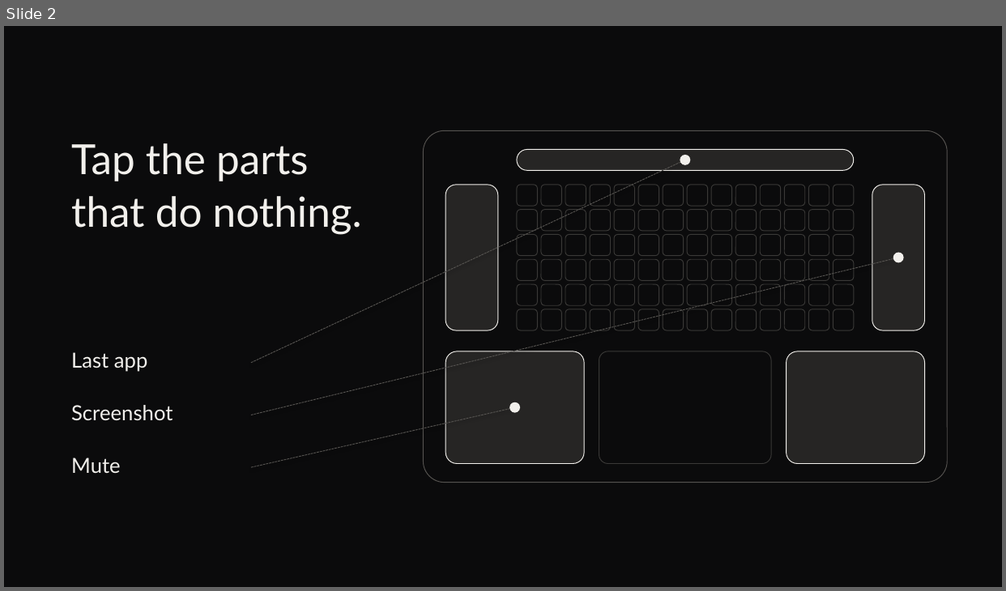
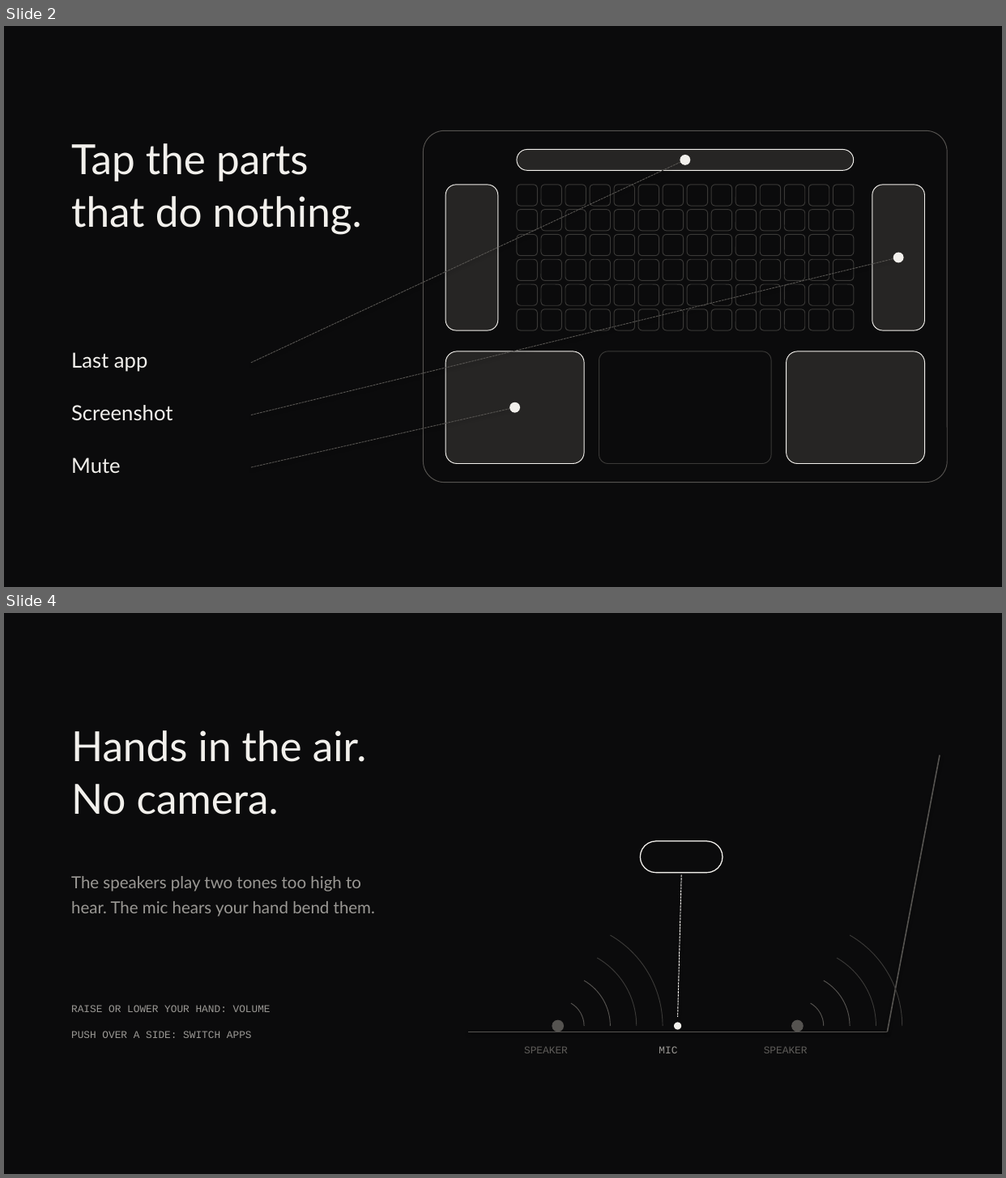
Before and after one commit to Soham109/ghostkeys, a slide deck: docs/pitch/Ghostkeys-pitch.pptx. Shown one above the other, each under a label of ours: slide 2 before the commit, slides 2 and 4 after it; the slides between them are not shown. The pictures are 1006x591 and 1006x1178 pixels, drawn with LibreOffice and Linux fonts; fonts in the diff are those of the drawing. Boxes give left, top, right and bottom in pixels: in the first picture for what was removed or moved away, otherwise in the second. Text is boxed around its words. In the diff, an @@ line names an element or a change of style, - is before the commit and + after.

Commit message:
Pitch deck: add ML, sonar and camera slides

```diff
--- a/docs/pitch/Ghostkeys-pitch.pptx
+++ b/docs/pitch/Ghostkeys-pitch.pptx
@@ slide 4 added at box(4, 613, 1002, 1174), background #0B0B0C @@
@@ text added at box(71, 730, 367, 815), 40 pt, text #F2F0EC @@
+Hands in the air. No camera.
@@ line added from (888, 1033) to (940, 756), #555350 1.25 pt @@
@@ rounded rectangle added at box(641, 841, 722, 873), outline #F2F0EC 1 pt @@
@@ text added at box(71, 876, 375, 917), 16 pt, text #9A9894 @@
+The speakers play two tones too high to hear. The mic hears your hand bend them.
@@ line added from (681, 875) to (678, 1017), #F2F0EC 0.75 pt dashed @@
@@ arc (boxed as its full ellipse) added at box(454, 922, 663, 1131), outline #3A3937 0.75 pt @@
@@ arc (boxed as its full ellipse) added at box(692, 922, 902, 1131), outline #3A3937 0.75 pt @@
@@ arc (boxed as its full ellipse) added at box(479, 948, 637, 1105), outline #3A3937 0.75 pt @@
@@ arc (boxed as its full ellipse) added at box(719, 948, 876, 1105), outline #3A3937 0.75 pt @@
@@ arc (boxed as its full ellipse) added at box(505, 973, 611, 1079), outline #555350 0.75 pt @@
@@ arc (boxed as its full ellipse) added at box(745, 973, 850, 1079), outline #555350 0.75 pt @@
@@ arc (boxed as its full ellipse) added at box(532, 1000, 584, 1053), outline #555350 0.75 pt @@
@@ arc (boxed as its full ellipse) added at box(771, 1000, 824, 1053), outline #555350 0.75 pt @@
@@ text added at box(71, 1005, 270, 1012), 10 pt, text #9A9894 @@
+RAISE OR LOWER YOUR HAND: VOLUME
@@ ellipse added at box(552, 1020, 564, 1033), fill #555350 @@
@@ ellipse added at box(674, 1023, 681, 1030), fill #F2F0EC @@
@@ ellipse added at box(791, 1020, 803, 1033), fill #555350 @@
@@ text added at box(71, 1031, 252, 1038), 10 pt, text #9A9894 @@
+PUSH OVER A SIDE: SWITCH APPS
@@ line added from (468, 1033) to (888, 1033), #555350 1.25 pt @@
@@ text added at box(524, 1046, 568, 1054), 10 pt, text #5E5C59 @@
+SPEAKER
@@ text added at box(658, 1046, 677, 1054), 10 pt, text #9A9894 @@
+MIC
@@ text added at box(764, 1046, 808, 1054), 10 pt, text #5E5C59 @@
+SPEAKER
```
Also in this commit, not shown: 1 slide changed, 1 other slide added, 2 other files.
